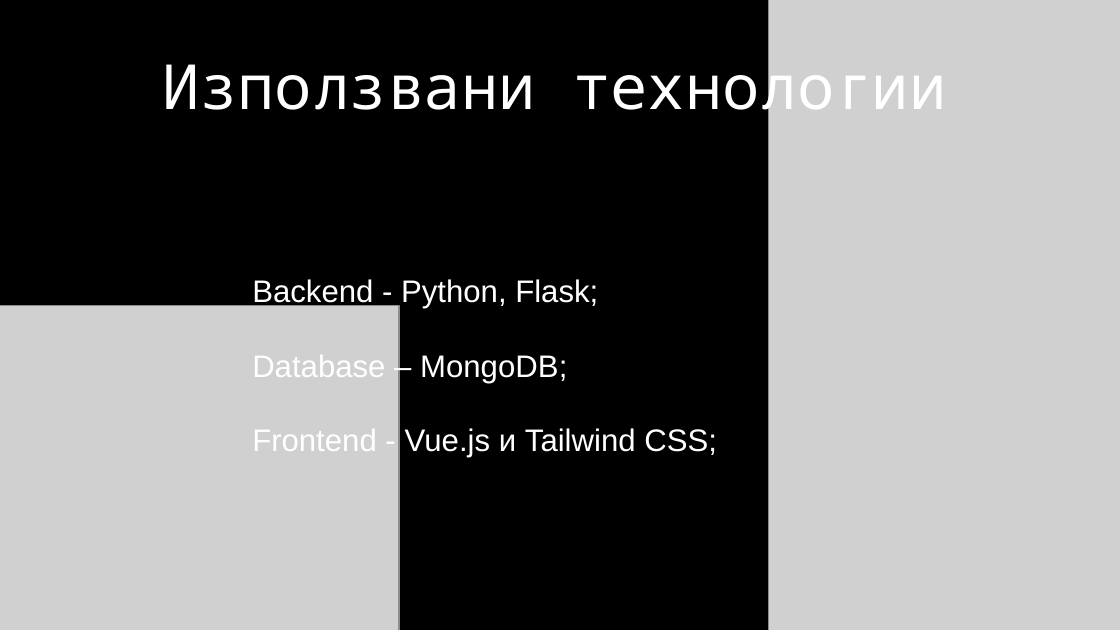
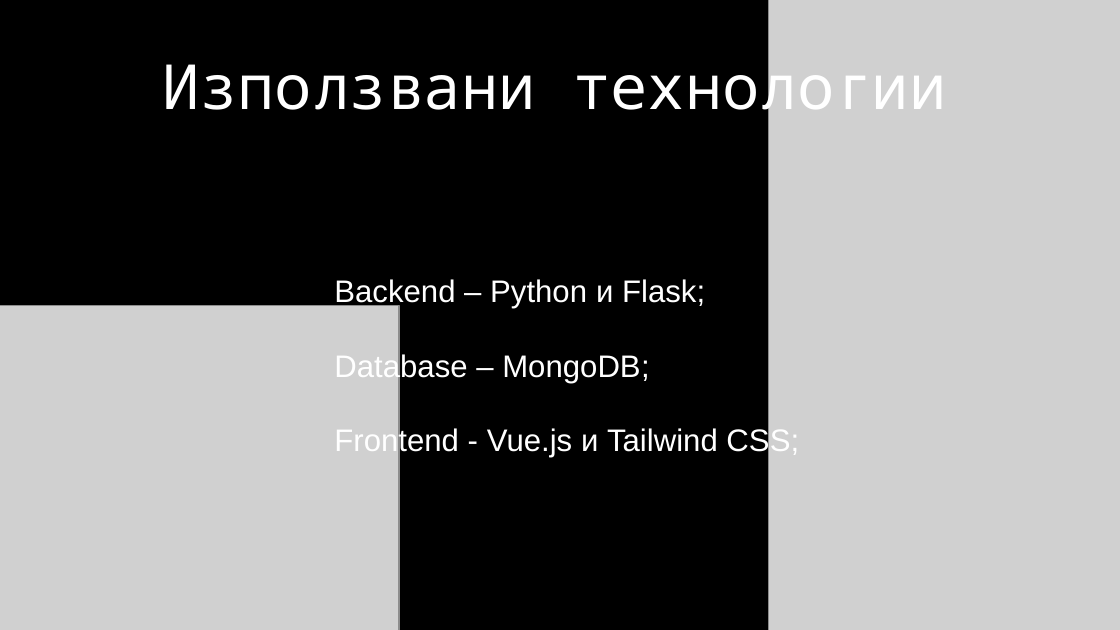
Before and after one commit to KrisD16/HackTUES128velit, a slide deck: slide 4 of presentation_hacktues.pptx (slide 5 before the commit). Drawn at 1120x630 pixels with LibreOffice and Linux fonts; fonts in the diff are those of the drawing; grey boxes stand for pictures; background and template pictures are left out. Boxes give left, top, right and bottom in pixels: in the first picture for what was removed or moved away, otherwise in the second. Text is boxed around its words. In the diff, an @@ line names an element or a change of style, - is before the commit and + after.

```diff
--- a/presentation_hacktues.pptx
+++ b/presentation_hacktues.pptx
@@ text "Backend – Python и Flask;": place and size @@
-text "Backend – Python и Flask;" at (252, 279, 717, 458)
+text "Backend – Python и Flask;" at (334, 279, 799, 458)
@@ text at (334, 279, 705, 308): text changed @@
-Backend - Python, Flask;
+Backend – Python и Flask;
```
Also in this commit, not shown: 3 other slides changed, 1 slide added, 2 slides removed, 1 other file.
